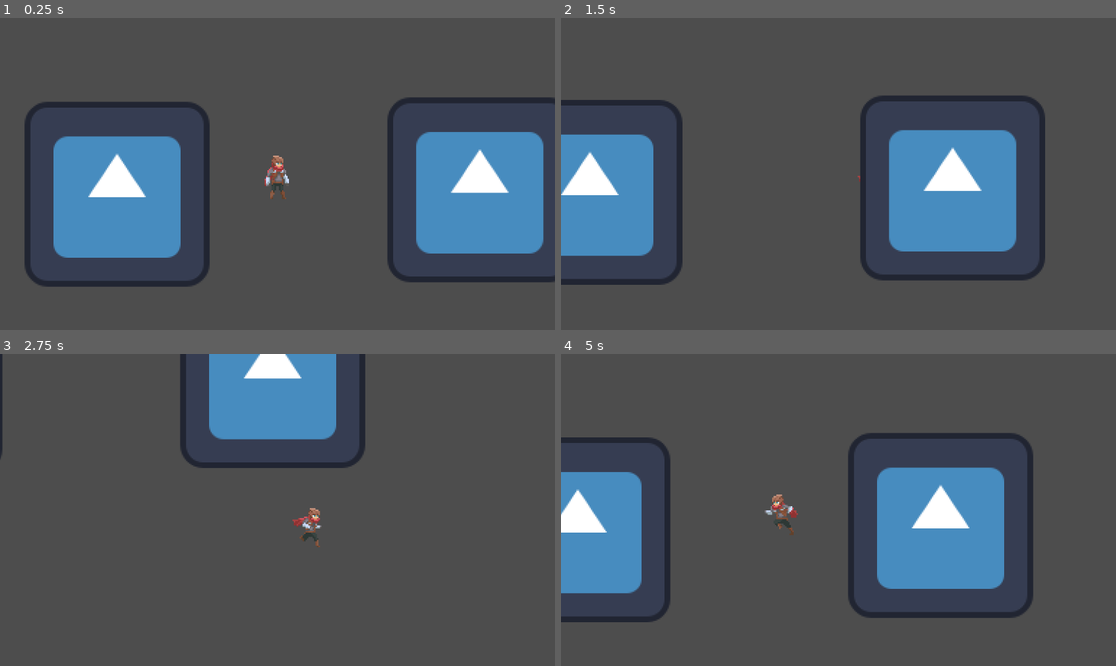
Above: before the commit, frames 1-4 (two rows, left to right).
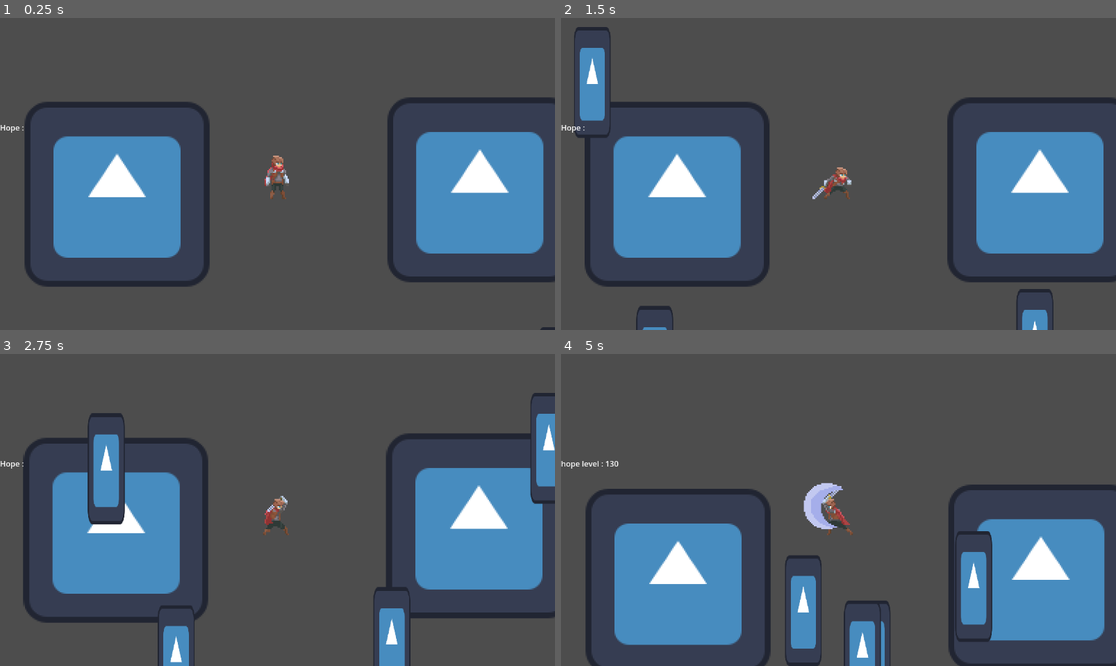
Above: after the commit, the same moments.

Repository: Zaid-mohamed/ZenjaJam
Game: Godot game, scene res://MainScene/main.tscn
Same seed, same stepped clock (60 frames per second), same inputs: the game is played once before the commit and once after it. The engine's default icon, where the game draws it, is replaced by a stand-in: a white triangle on a blue panel in a dark square.
Inputs (mouse positions are in pixels of both pictures, inside the frame that each line leads up to):
- Up to frame 1 (0.25 s): no input
- Up to frame 2 (1.5 s): move the mouse to (960, 158) at 0.52 s; hold Right (ui_right) 0.53-1.28 s; tap Space (Attack, bound only after the commit) at 0.6, 1.35 s; move the mouse to (727, 189) at 1.27 s; hold Down (ui_down) from 1.28 s (still down)
- Up to frame 3 (2.75 s): move the mouse to (333, 441) at 2.02 s; release Down (ui_down) at 2.03 s; hold Right (ui_right) from 2.03 s (still down); tap Space (Attack, bound only after the commit) at 2.1 s
- Up to frame 4 (5 s): move the mouse to (810, 572) at 2.77 s; release Right (ui_right) at 2.78 s; hold Up (ui_up) 2.78-3.53 s; tap Space (Attack, bound only after the commit) at 2.85, 3.6, 4.35 s; move the mouse to (1005, 556) at 3.52 s; hold Left (ui_left) from 3.53 s (still down); move the mouse to (672, 463) at 4.27 s

The runs differ from the first frame. In frame 1, less than 0.1% of the frame differs, in the area x 0-100%, y 34-100%; in frame 2, 29%; in frame 3, 32%; in frame 4, 36%, in the area x 0-100%, y 25-100%.

Commit message:
Added Some good things

Diff:
--- a/EvilGuest/evil_guest.gd
+++ b/EvilGuest/evil_guest.gd
@@ -1,105 +1 @@
-extends CharacterBody2D
-
-
-@export var Speed : float = 200.0
-@export var StaringTime : float
-
-@onready var crysalPos : Vector2 = get_tree().get_first_node_in_group("crystal").global_position
-@onready var crystal : crystal = get_tree().get_first_node_in_group("crystal")
-
-@onready var Exits  = get_tree().get_nodes_in_group("Exit")
-
-@onready var HitBox : Area2D = get_node("HitBox")
-
-@onready var StaringTimer : Timer = get_node("StaringTimer")
-
-var state : states = states.GoingToCrystal : set = set_state
-
-var is_stared : bool
-
-var exit : Vector2
-enum states {
-	GoingToCrystal,
-	Staring,
-	Leaving
-}
-
-
-func _ready():
-	$Type.text = "im evil"
-	#get an exit
-	exit = get_an_exit()
-	# assign stare time to the wait time of staring timer
-	StaringTimer.wait_time = StaringTime
-	#connect the area entered
-	HitBox.area_entered.connect(entered_an_area)
-	# connect staring timer timeout
-	StaringTimer.timeout.connect(staring_finished)
-func _physics_process(delta):
-	# match the state to functions
-	match state:
-		states.GoingToCrystal:
-			move_to(crysalPos)
-		states.Staring:
-			staring()
-		states.Leaving:
-			move_to(exit, true)
-	move_and_slide()
-
-
-
-
-
-
-
-# move to a point, it can be a normal point or an exit
-func move_to(point: Vector2, is_leaving : bool = false):
-	var direction : Vector2 = point - global_position
-
-	direction = direction.normalized() * Speed
-
-	velocity = direction
-
-	if is_leaving:
-		var DistanceFromExit = sqrt(pow(point.y - global_position.y, 2) + pow(point.x - global_position.x, 2))
-		if DistanceFromExit < 10:
-			queue_free()
-
-
-# get an exit position
-func get_an_exit() -> Vector2:
-	var random = RandomNumberGenerator.new()
-
-	return Exits[random.randi_range(1, Exits.size() - 1)].global_position
-
-
-
-
-
-#    setters
-func set_state(value : states):
-	state = value
-	if state == states.Staring:
-		#stare
-
-		is_stared = true
-
-func staring():
-	velocity = Vector2.ZERO
-
-
-#   signals
-
-# when enters an area
-func entered_an_area(area):
-	if area.is_in_group("safe_zone") && !is_stared:
-		if !is_stared:
-
-			state = states.Staring
-			crystal.hope_level -= 30
-			StaringTimer.start()
-
-
-# when staring timer finishes
-func staring_finished():
-	state = states.Leaving
+extends Guest
--- a/EvilGuest/evil_guest.tscn
+++ b/EvilGuest/evil_guest.tscn
@@ -9,9 +9,13 @@
 [sub_resource type="RectangleShape2D" id="RectangleShape2D_aopf6"]
 size = Vector2(120, 95)
 
-[node name="EvilGuest" type="CharacterBody2D"]
+[node name="EvilGuest" type="CharacterBody2D" node_paths=PackedStringArray("NavAgent", "HitBox", "StaringTimer", "NavTimer")]
 collision_mask = 2
 script = ExtResource("1_3nksj")
+NavAgent = NodePath("NavigationAgent2D")
+HitBox = NodePath("HitBox")
+StaringTimer = NodePath("StaringTimer")
+NavTimer = NodePath("NavTimer")
 
 [node name="Sprite2D" type="Sprite2D" parent="."]
 position = Vector2(0, -139)
--- /dev/null
+++ b/Exits/exit.tscn
@@ -0,0 +1,3 @@
+[gd_scene format=3 uid="uid://cgxglq6sksla"]
+
+[node name="Exit" type="Marker2D" groups=["Exit"]]
--- a/KindGuest/kind_guest.gd
+++ b/KindGuest/kind_guest.gd
@@ -1,21 +1,24 @@
 extends CharacterBody2D
 
 
-@export var Speed : float = 200.0
-@export var StaringTime : float
+class_name Guest
 
 @onready var crysalPos : Vector2 = get_tree().get_first_node_in_group("crystal").global_position
 @onready var crystal : crystal = get_tree().get_first_node_in_group("crystal")
+@onready var Exits  = get_tree().get_nodes_in_group("Exit")
+@onready var player : player = get_tree().get_first_node_in_group("player")
 
-@onready var Exits  = get_tree().get_nodes_in_group("Exit")
+@export var Speed : float = 200.0
+@export var StaringTime : float
+@export var KnockBackForce : float
 
-@onready var NavAgent : NavigationAgent2D
+@export var NavAgent : NavigationAgent2D
 
-@onready var HitBox : Area2D = get_node("HitBox")
+@export var HitBox : Area2D
 
-@onready var StaringTimer : Timer = get_node("StaringTimer")
+@export var StaringTimer : Timer
 
-@onready var NavTimer : Timer = get_node("NavTimer")
+@export var NavTimer : Timer
 var state : states = states.GoingToCrystal : set = set_state
 
 var is_stared : bool
@@ -115,6 +118,8 @@
 			state = states.Staring
 			crystal.hope_level += 10
 			StaringTimer.start()
+	if area.is_in_group("AttackArea"):
+		KnockBack()
 
 
 # when staring timer finishes
@@ -134,3 +139,10 @@
 	NavTimer.start()
 func set_movement_target(target_position : Vector2):
 	NavAgent.target_position = target_position
+
+
+func KnockBack():
+	var KnockbackVector : Vector2 = -velocity.normalized()
+	KnockbackVector = KnockbackVector * KnockBackForce
+	velocity = KnockbackVector
+	move_and_slide()
--- a/KindGuest/kind_guest.tscn
+++ b/KindGuest/kind_guest.tscn
@@ -9,10 +9,16 @@
 [sub_resource type="RectangleShape2D" id="RectangleShape2D_aopf6"]
 size = Vector2(120, 95)
 
-[node name="KindGuest" type="CharacterBody2D"]
+[node name="KindGuest" type="CharacterBody2D" node_paths=PackedStringArray("NavAgent", "HitBox", "StaringTimer", "NavTimer")]
 collision_mask = 2
 script = ExtResource("1_gsptv")
+Speed = 50.0
 StaringTime = 3.0
+KnockBackForce = 200.0
+NavAgent = NodePath("NavAgent")
+HitBox = NodePath("HitBox")
+StaringTimer = NodePath("StaringTimer")
+NavTimer = NodePath("NavTimer")
 
 [node name="Sprite2D" type="Sprite2D" parent="."]
 position = Vector2(0, -139)
--- a/MainScene/main.tscn
+++ b/MainScene/main.tscn
@@ -1,7 +1,16 @@
-[gd_scene load_steps=3 format=3 uid="uid://dtpoijjyyatit"]
+[gd_scene load_steps=7 format=3 uid="uid://dtpoijjyyatit"]
 
 [ext_resource type="PackedScene" uid="uid://q4wa4amrqhd5" path="res://Player/PLAYER.tscn" id="1_txlrj"]
+[ext_resource type="PackedScene" uid="uid://b5wxh7o4v1ph8" path="res://ForTesting/crysal.tscn" id="2_0i0dt"]
 [ext_resource type="Texture2D" uid="uid://chtndky7h0vde" path="res://icon.svg" id="2_8tx6d"]
+[ext_resource type="PackedScene" uid="uid://d0g4g87yc62gg" path="res://KindGuest/kind_guest.tscn" id="4_jeuir"]
+[ext_resource type="PackedScene" uid="uid://cgxglq6sksla" path="res://Exits/exit.tscn" id="5_e3o5r"]
+
+[sub_resource type="NavigationPolygon" id="NavigationPolygon_mw37y"]
+vertices = PackedVector2Array(600, -286, 712, 672, -440, 496, -638, -310)
+polygons = Array[PackedInt32Array]([PackedInt32Array(0, 1, 2, 3)])
+outlines = Array[PackedVector2Array]([PackedVector2Array(-651, -321, 609, -296, 724, 685, -449, 506)])
+source_geometry_group_name = &"navigation_polygon_source_group"
 
 [node name="Main" type="Node2D"]
 
@@ -17,3 +26,41 @@
 [node name="Icon2" type="Sprite2D" parent="."]
 position = Vector2(-111, 14)
 texture = ExtResource("2_8tx6d")
+
+[node name="crystal" parent="." instance=ExtResource("2_0i0dt")]
+position = Vector2(20, 92)
+scale = Vector2(0.2, 0.2)
+
+[node name="KindGuest" parent="." instance=ExtResource("4_jeuir")]
+position = Vector2(204, 177)
+scale = Vector2(0.2, 0.2)
+
+[node name="KindGuest2" parent="." instance=ExtResource("4_jeuir")]
+position = Vector2(-194, 188)
+scale = Vector2(0.2, 0.2)
+
+[node name="KindGuest3" parent="." instance=ExtResource("4_jeuir")]
+position = Vector2(304, -88)
+scale = Vector2(0.2, 0.2)
+
+[node name="KindGuest4" parent="." instance=ExtResource("4_jeuir")]
+position = Vector2(-231, -77)
+scale = Vector2(0.2, 0.2)
+
+[node name="NavigationRegion2D" type="NavigationRegion2D" parent="."]
+navigation_polygon = SubResource("NavigationPolygon_mw37y")
+
+[node name="Exit" parent="." instance=ExtResource("5_e3o5r")]
+position = Vector2(-156, -210)
+
+[node name="Exit2" parent="." instance=ExtResource("5_e3o5r")]
+position = Vector2(-468, -18)
+
+[node name="Exit3" parent="." instance=ExtResource("5_e3o5r")]
+position = Vector2(-406, 373)
+
+[node name="Exit4" parent="." instance=ExtResource("5_e3o5r")]
+position = Vector2(338, 507)
+
+[node name="Exit5" parent="." instance=ExtResource("5_e3o5r")]
+position = Vector2(629, -53)
--- a/Player/PLAYER.tscn
+++ b/Player/PLAYER.tscn
@@ -35,6 +35,18 @@
 "update": 1,
 "values": [0]
 }
+tracks/1/type = "value"
+tracks/1/imported = false
+tracks/1/enabled = true
+tracks/1/path = NodePath("AttackArea/CollisionShape2D:disabled")
+tracks/1/interp = 1
+tracks/1/loop_wrap = true
+tracks/1/keys = {
+"times": PackedFloat32Array(0),
+"transitions": PackedFloat32Array(1),
+"update": 1,
+"values": [false]
+}
 
 [sub_resource type="Animation" id="Animation_3pjpo"]
 resource_name = "Run"
@@ -54,14 +66,47 @@
 "values": [8, 9, 10, 11, 12, 13]
 }
 
+[sub_resource type="Animation" id="Animation_5imic"]
+resource_name = "Attack"
+length = 2.4
+step = 0.2
+tracks/0/type = "value"
+tracks/0/imported = false
+tracks/0/enabled = true
+tracks/0/path = NodePath("Texture:frame")
+tracks/0/interp = 1
+tracks/0/loop_wrap = true
+tracks/0/keys = {
+"times": PackedFloat32Array(0, 0.2, 0.4, 0.6, 0.8, 1, 1.2, 1.4, 1.6, 1.8, 2, 2.2),
+"transitions": PackedFloat32Array(1, 1, 1, 1, 1, 1, 1, 1, 1, 1, 1, 1),
+"update": 1,
+"values": [38, 39, 40, 41, 42, 43, 44, 45, 46, 47, 48, 49]
+}
+tracks/1/type = "value"
+tracks/1/imported = false
+tracks/1/enabled = true
+tracks/1/path = NodePath("AttackArea/CollisionShape2D:disabled")
+tracks/1/interp = 1
+tracks/1/loop_wrap = true
+tracks/1/keys = {
+"times": PackedFloat32Array(1.4, 1.6),
+"transitions": PackedFloat32Array(1, 1),
+"update": 1,
+"values": [false, true]
+}
+
 [sub_resource type="AnimationLibrary" id="AnimationLibrary_3tc7g"]
 _data = {
+"Attack": SubResource("Animation_5imic"),
 "Idle": SubResource("Animation_5epdf"),
 "RESET": SubResource("Animation_fvt2r"),
 "Run": SubResource("Animation_3pjpo")
 }
 
-[node name="Player" type="CharacterBody2D"]
+[sub_resource type="CapsuleShape2D" id="CapsuleShape2D_hu6of"]
+radius = 9.0
+
+[node name="Player" type="CharacterBody2D" groups=["player"]]
 script = ExtResource("1_ujw7x")
 Speed = 500.0
 Acc = 500.0
@@ -82,3 +127,9 @@
 libraries = {
 "": SubResource("AnimationLibrary_3tc7g")
 }
+
+[node name="AttackArea" type="Area2D" parent="."]
+
+[node name="CollisionShape2D" type="CollisionShape2D" parent="AttackArea"]
+position = Vector2(20, -2)
+shape = SubResource("CapsuleShape2D_hu6of")
--- a/player.gd
+++ b/player.gd
@@ -2,22 +2,27 @@
 
 
 class_name player
+
+@export var CanMove : bool = true
 # Speed Acceleration and friction
 @export var Speed : float
 @export var Acc : float
 @export var Friction : float
 
-
 #children nodes
 
 @onready var Anim : AnimationPlayer = get_node("Anim")
 @onready var Sprite : Sprite2D = get_node("Texture")
+@onready var AttackArea : Area2D = get_node("AttackArea")
+
 
 
 func _physics_process(delta):
-	movement()
+	if CanMove:
+		movement()
 	handle_animations()
 	handle_flip_h()
+	handle_attack()
 
 func movement():
 	var dir = Input.get_vector("ui_left", "ui_right", "ui_up", "ui_down")
@@ -30,14 +35,24 @@
 		velocity.y = move_toward(velocity.y, 0.0, Friction * get_physics_process_delta_time())
 	move_and_slide()
 func handle_animations():
-	if velocity != Vector2.ZERO:
+	if velocity != Vector2.ZERO && CanMove:
 		Anim.play("Run")
-	else:
+	elif velocity == Vector2.ZERO && CanMove:
 		Anim.play("Idle")
 
 # Handles what direction the player will look to.
 func handle_flip_h():
 	if velocity.x > 0.0:
 		Sprite.flip_h = false
+		AttackArea.rotation_degrees = 0.0
+
 	elif velocity.x < 0.0:
 		Sprite.flip_h = true
+		AttackArea.rotation_degrees = 180.0
+func handle_attack():
+	if Input.is_action_just_pressed("Attack"):
+		CanMove = false
+		velocity = Vector2.ZERO
+		Anim.play("Attack")
+		await Anim.animation_finished
+		CanMove = true
--- a/project.godot
+++ b/project.godot
@@ -41,6 +41,11 @@
 , Object(InputEventKey,"resource_local_to_scene":false,"resource_name":"","device":-1,"window_id":0,"alt_pressed":false,"shift_pressed":false,"ctrl_pressed":false,"meta_pressed":false,"pressed":false,"keycode":0,"physical_keycode":83,"key_label":0,"unicode":115,"echo":false,"script":null)
 ]
 }
+Attack={
+"deadzone": 0.5,
+"events": [Object(InputEventKey,"resource_local_to_scene":false,"resource_name":"","device":-1,"window_id":0,"alt_pressed":false,"shift_pressed":false,"ctrl_pressed":false,"meta_pressed":false,"pressed":false,"keycode":0,"physical_keycode":32,"key_label":0,"unicode":32,"echo":false,"script":null)
+]
+}
 
 [rendering]
 
Binary file added: MainMenu/BackGround.png
Not shown, added: MainMenu/BackGround.png.import
Not shown: 1 places in Player/PLAYER.tscn that only renumber resources
